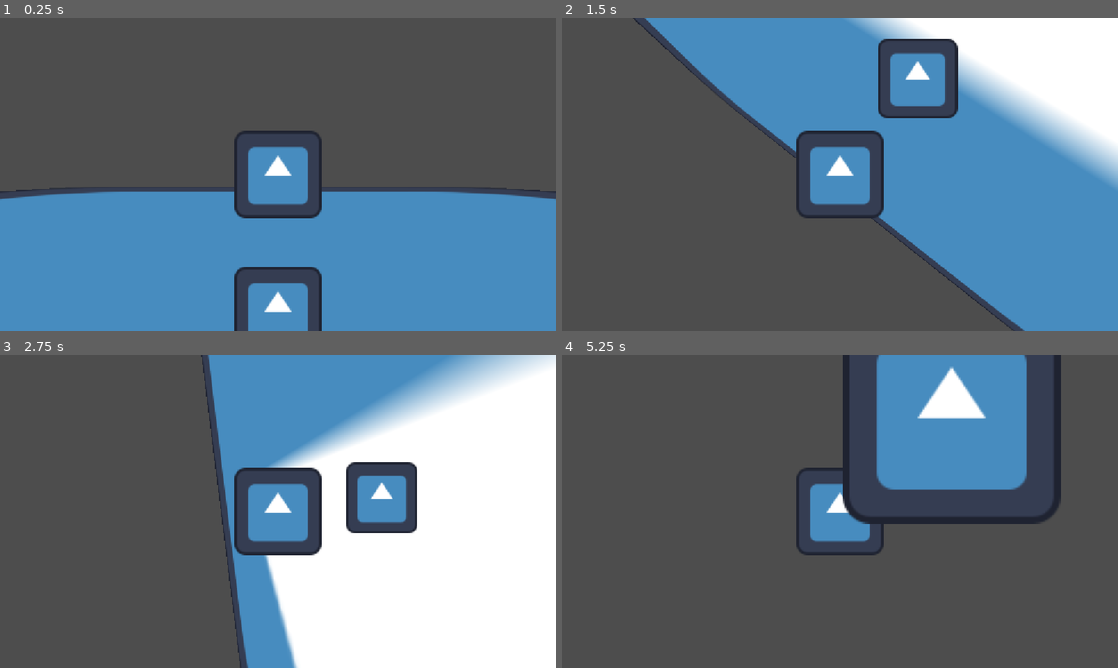
Above: before the commit, frames 1-4 (two rows, left to right).
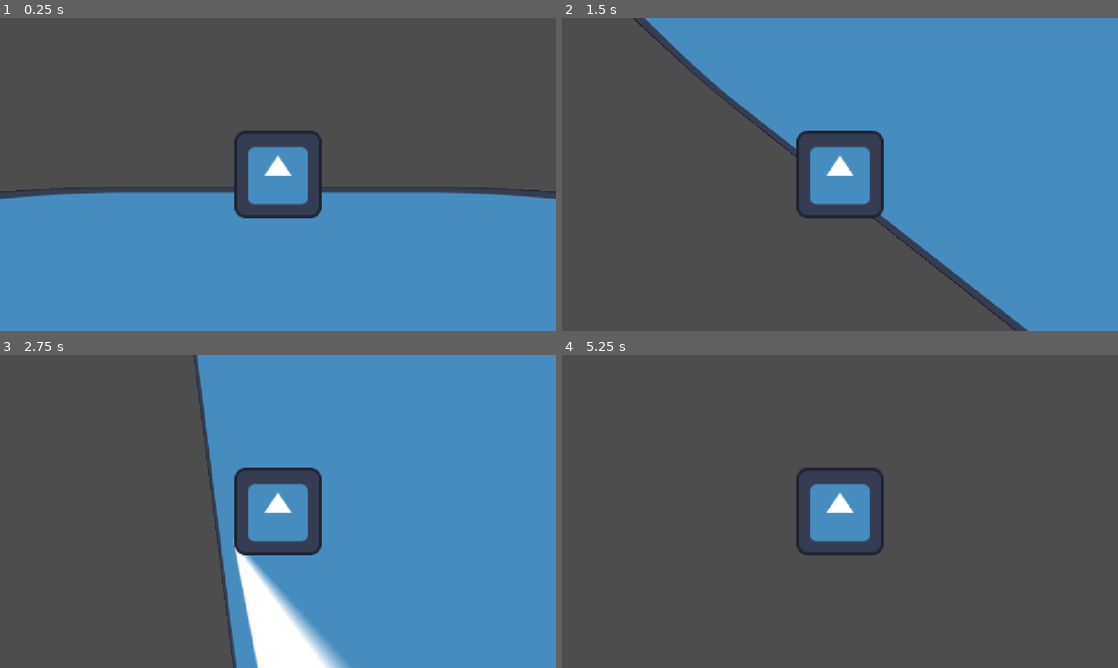
Above: after the commit, the same moments.

Repository: cyan-teal/flying-bullet-3d
Game: Godot game, scene res://scenes/game.tscn
Two runs of this game, one before a commit and one after it. Both use one fixed random seed, a clock stepped at 60 frames per second and the inputs below. The engine's default icon, where the game draws it, is replaced by a stand-in: a white triangle on a blue panel in a dark square.
Inputs:
- Up to frame 1 (0.25 s): no input
- Up to frame 2 (1.5 s): tap Enter at 0.5 s; hold Right (turn_right) 0.53-1.28 s; hold Down (turn_down) from 1.28 s (still down)
- Up to frame 3 (2.75 s): release Down (turn_down) at 2.03 s; hold Right (turn_right) from 2.03 s (still down)
- Up to frame 4 (5.25 s): release Right (turn_right) at 2.78 s; hold Up (turn_up) 2.78-3.53 s; hold A (turn_left) 3.53-5.03 s; hold Down (turn_down) from 5.03 s (still down)

The runs differ from the first frame. In frame 1, 2.1% of the frame differs, in the area x 9-91%, y 55-100%; in frame 2, 15%; in frame 3, 45%, in the area x 34-100%, y 0-100%; in frame 4, 14%.

Commit message:
Add forwards movement

Diff:
--- a/flying-bullet-3d/scripts/bullet.gd
+++ b/flying-bullet-3d/scripts/bullet.gd
@@ -1,12 +1,16 @@
 extends CharacterBody3D
 
 
-const THRUST_STRENGTH: float = 1.0
+const THRUST_STRENGTH: float = 10.0
 const PITCH_STRENGTH: float = 10.0
 const ROLL_STRENGTH: float = 10.0
+const FORWARDS_DRAG_COEFFICIENT: float = 0.65
 const PITCH_DRAG_COEFFICIENT: float = 0.65
 const ROLL_DRAG_COEFFICIENT: float = 0.065
+const INITIAL_FORWARDS_VELOCITY: float = 35.0
+const BOUNCE_FORWARD_VELOCITY_MULTIPLIER: float = 1.5
 
+var forward_velocity: float
 var pitch_velocity: float
 var roll_velocity: float
 var up_pressed: bool
@@ -17,6 +21,7 @@
 
 func _ready() -> void:
 	velocity = Vector3.ZERO
+	forward_velocity = INITIAL_FORWARDS_VELOCITY
 	pitch_velocity = 0
 	roll_velocity = 0
 	up_pressed = false
@@ -65,3 +70,13 @@
 	global_rotate(transform.basis.x, pitch_velocity * delta)
 
 	orthonormalize()
+
+	forward_velocity += THRUST_STRENGTH * delta
+	var forward_velocity_drag: float = forward_velocity * forward_velocity * FORWARDS_DRAG_COEFFICIENT * delta
+	if forward_velocity > 0:
+		forward_velocity_drag *= -1
+	forward_velocity += forward_velocity_drag
+
+	velocity = basis.z * forward_velocity * delta
+
+	var collision = move_and_collide(velocity)
